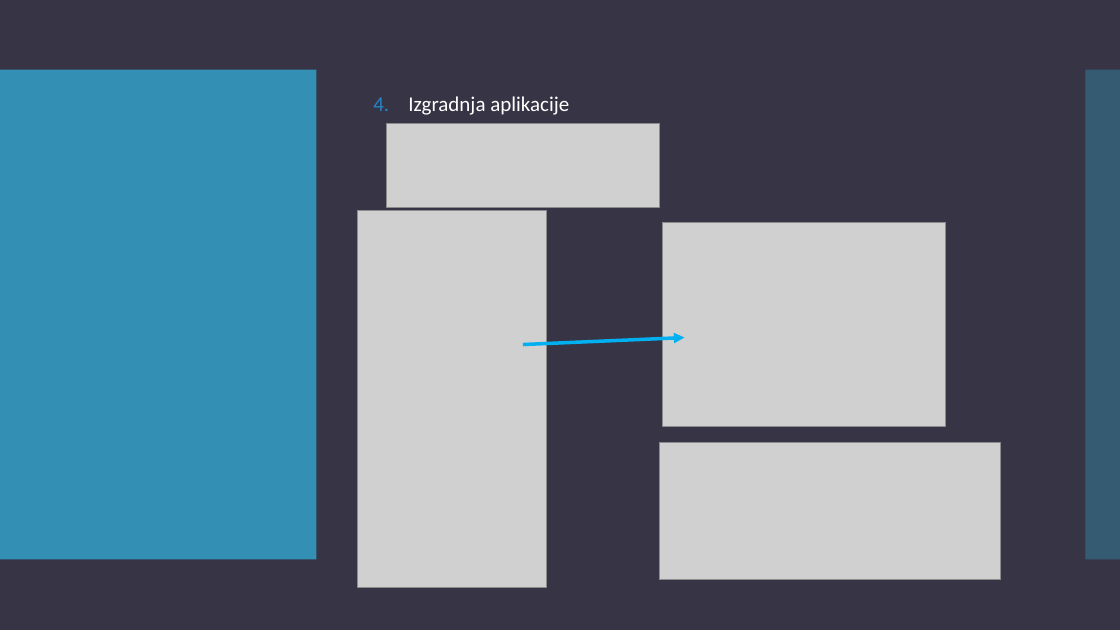
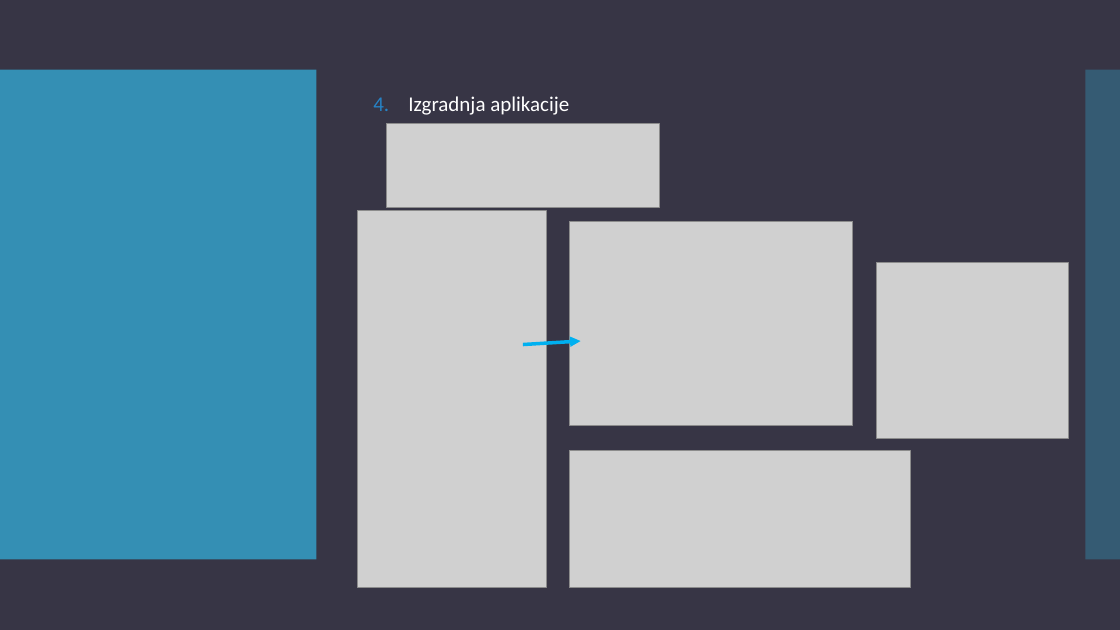
Before and after one commit to teodora18040cvetkovic/electron_react, a slide deck: slide 28 of Electron.pptx. Drawn at 1120x630 pixels with LibreOffice and Linux fonts; fonts in the diff are those of the drawing; grey boxes stand for pictures. Boxes give left, top, right and bottom in pixels: in the first picture for what was removed or moved away, otherwise in the second. Text is boxed around its words. In the diff, an @@ line names an element or a change of style, - is before the commit and + after.

Commit message:
final

```diff
--- a/Electron.pptx
+++ b/Electron.pptx
@@ picture: place and size @@
-picture at bbox=[663, 222, 946, 426]
+picture at bbox=[570, 222, 853, 426]
@@ picture added at bbox=[876, 262, 1068, 438] @@
@@ arrow moved from (523, 344) - (685, 338) to (523, 344) - (581, 341) @@
@@ picture: place and size @@
-picture at bbox=[660, 442, 1001, 579]
+picture at bbox=[570, 450, 911, 587]
```
